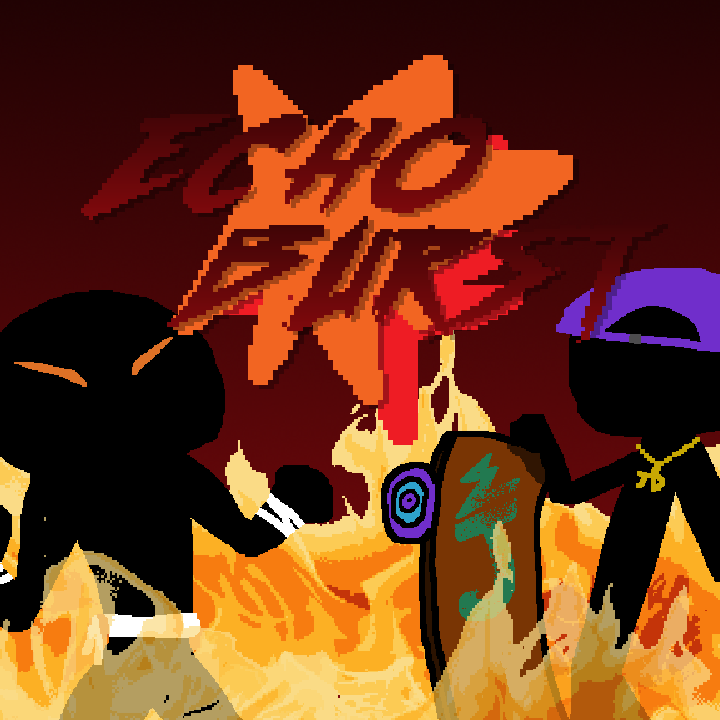
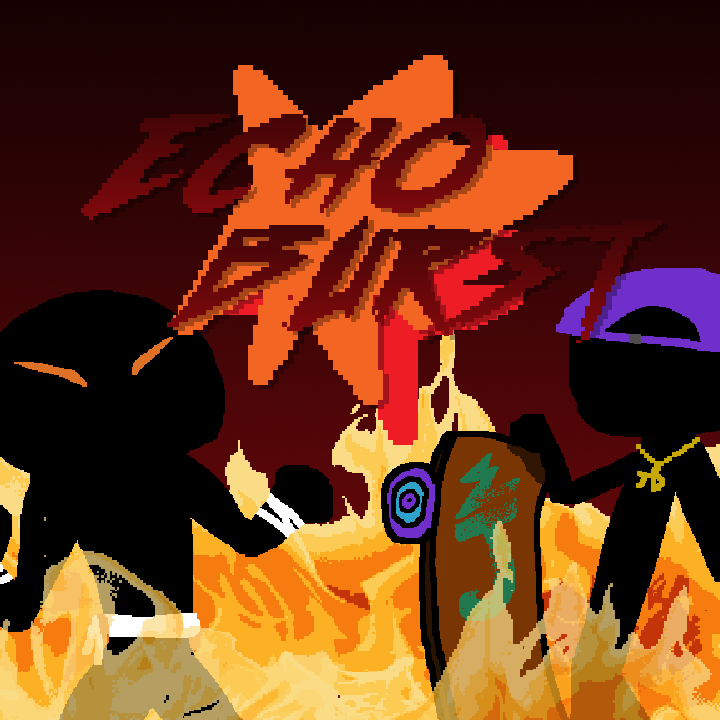
Before/after of a 720px x 720px layered artwork. What changed in the layer stack:
painted on "Layer 1" over [0, 0, 720, 698]